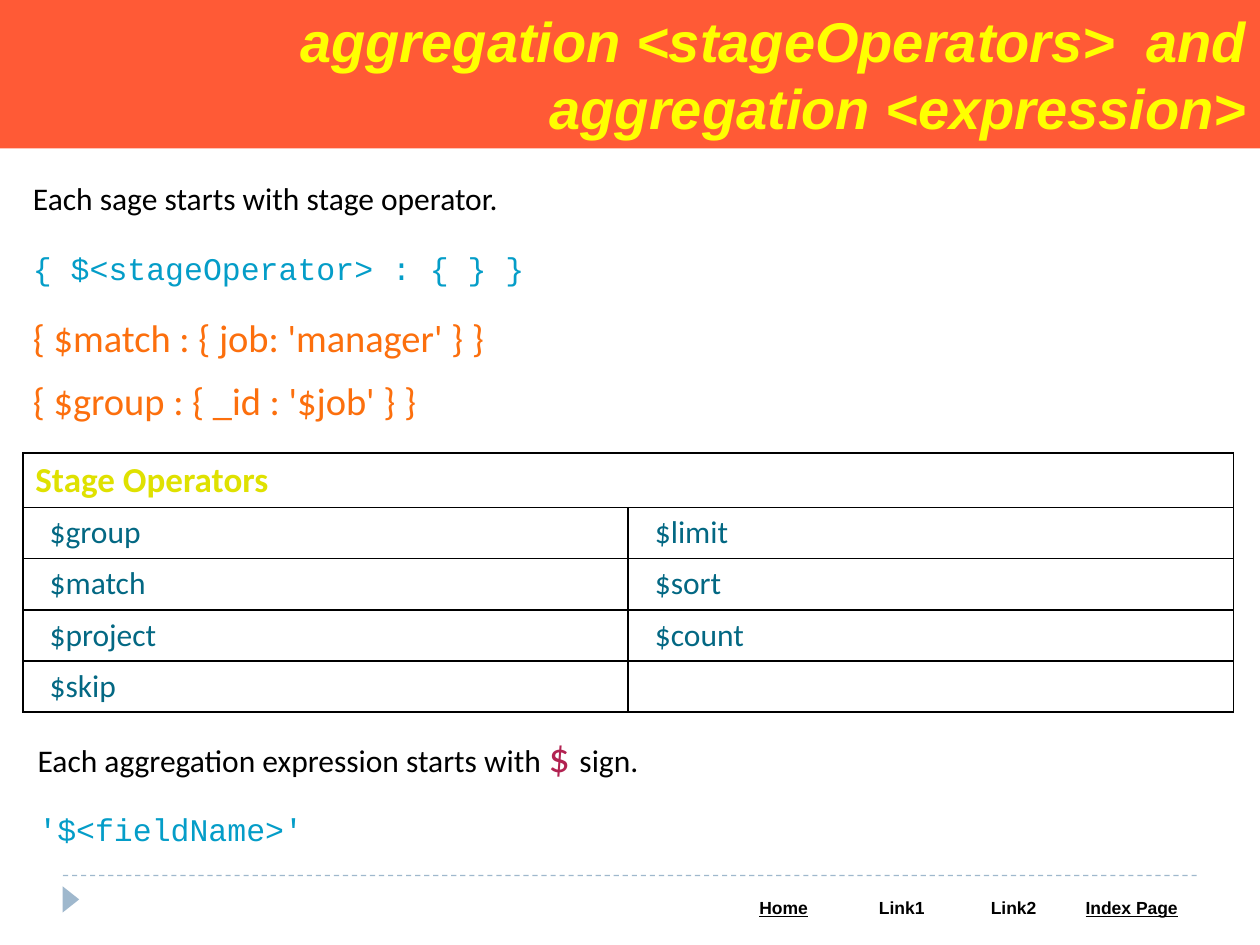
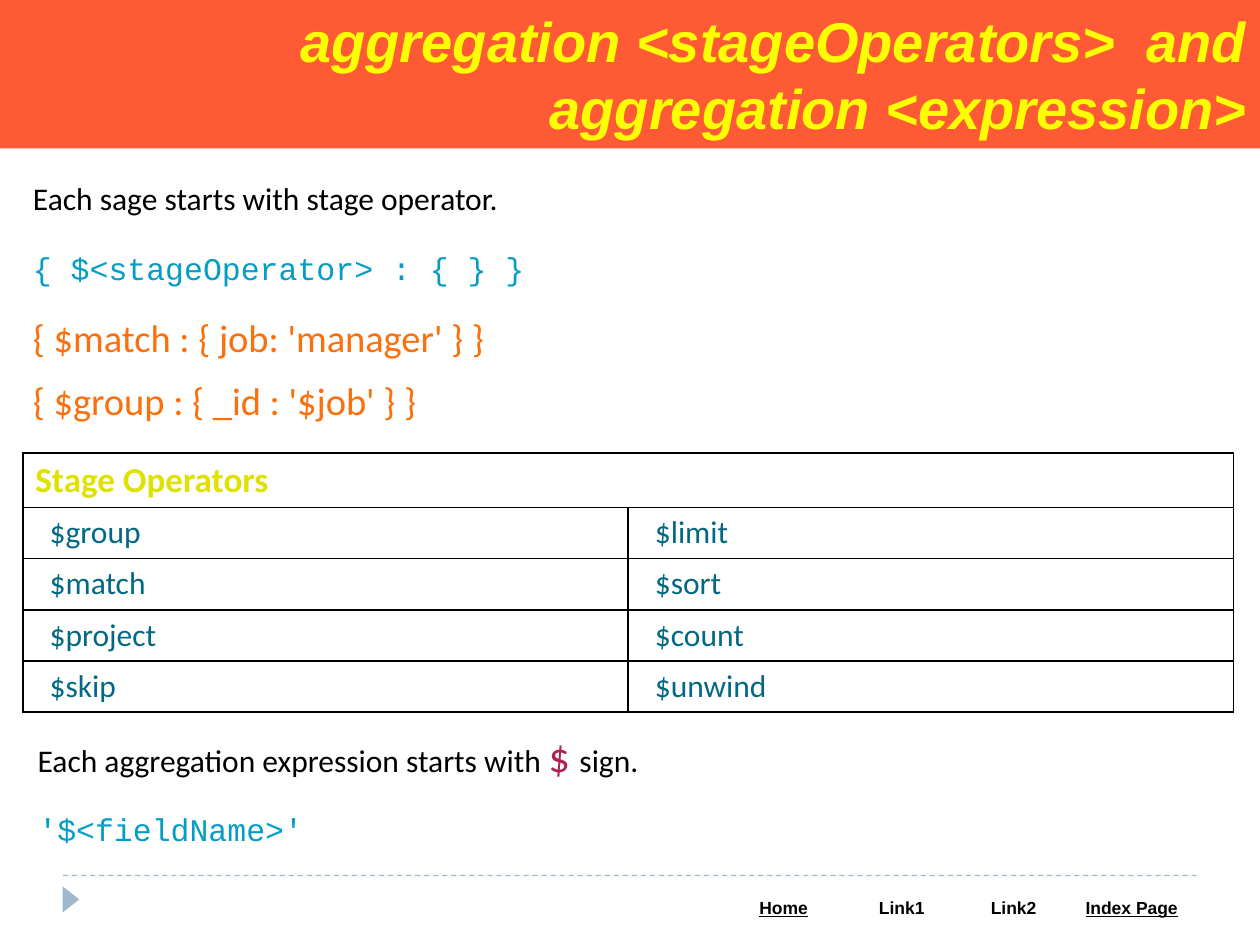
Before and after one commit to Saleel-Bagde/PPT-s, a slide deck: slide 90 of MongoDB PPT.pptx. Drawn at 1260x945 pixels with LibreOffice and Linux fonts; fonts in the diff are those of the drawing. Boxes give left, top, right and bottom in pixels: in the first picture for what was removed or moved away, otherwise in the second. Text is boxed around its words. In the diff, an @@ line names an element or a change of style, - is before the commit and + after.

```diff
--- a/MongoDB PPT.pptx
+++ b/MongoDB PPT.pptx
@@ table at <box>23,452,1232,712</box> @@
-row 5, column 2: 
+row 5, column 2: $unwind
```
Also in this commit, not shown: 3 other slides changed, 2 slides added.
